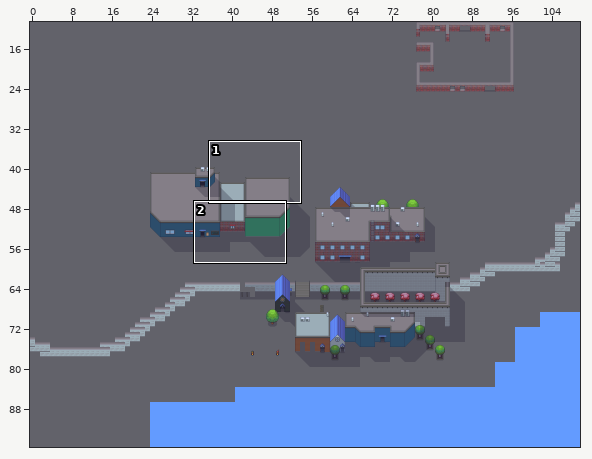
Tiled map -- objects/WIP/2S/scratch map.tmx. The first picture is a wide view before the edit; the outline marks the close-up.
Close-up. Before the commit:
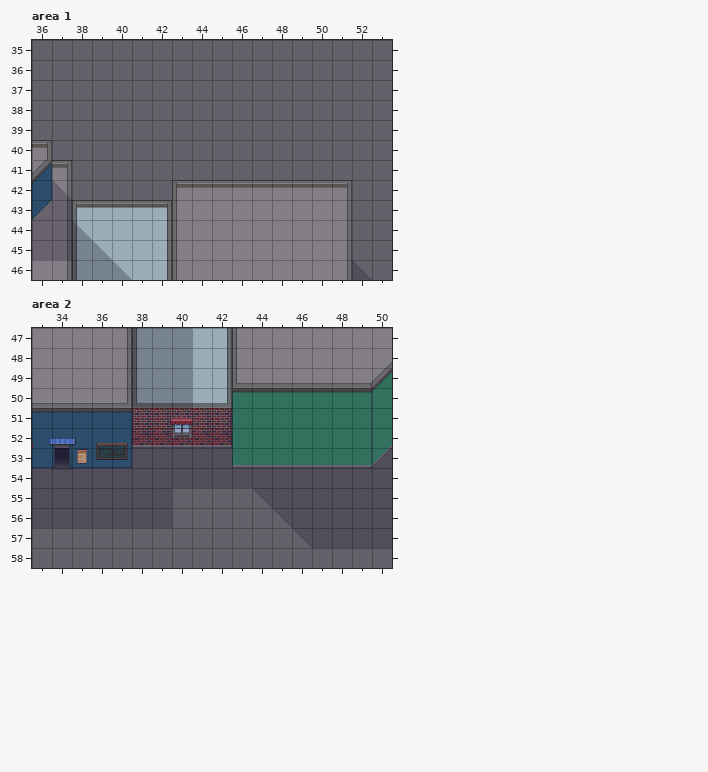
Cells are 32x32 px. Shown: area 1 x 36..53, y 35..46; area 2 x 33..50, y 47..58. The commit also changed other parts of the map, which this record leaves out. Tiles whose own drawing changed are shown in their newer look in all pictures. Not drawn, because the pictures are missing: unchanged layers "Background/Floor", "Background/Ground".
Once edited:
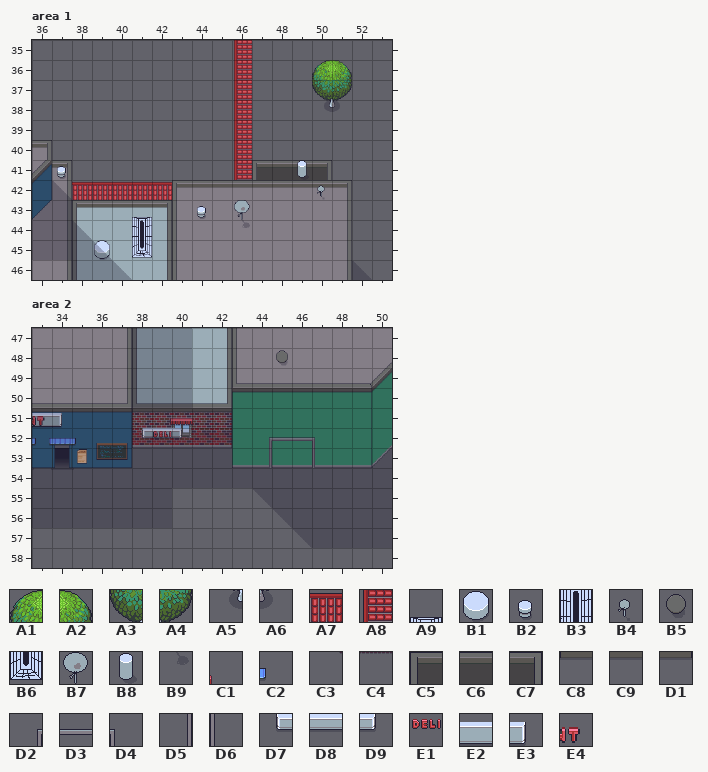
Key: from "Gather Plants Outdoor 2.x": A1 602, A2 603, A3 642, A4 643, A5 682, A6 683; from "Temp (Mark)": A7 470, A8 470 turned 270, A9 606, B1 607, B2 608, B3 626, B4 627, B5 628, B6 646, B7 647, B8 650, B9 667, C1 691, C2 694, C3 709, C4 710, C5 740, C6 741, C7 742, C8 803, C9 804, D1 805, D2 1206, D3 1207, D4 1209, D5 1226, D6 1229, D7 1273, D8 1274, D9 1275, E1 1318, E2 1334, E3 1335, E4 1357.
__ is an empty cell, .. an unchanged one.
Tiles of an added or newly shown layer are drawn over the layers below it.
Author's note on the commit: outdoor walls/floors exploration
Difference:
--- layer "Background/Trees", area 1
@@ x 50..51 @@
-36 __ __
-37 __ __
-38 __ __
+36 A1 A2
+37 A3 A4
+38 A5 A6
--- layer "Background/Roofs", area 1
@@ x 38..50 @@
-35 .. .. .. .. .. .. .. .. __ .. .. .. ..
-36 .. .. .. .. .. .. .. .. __ .. .. .. ..
-37 .. .. .. .. .. .. .. .. __ .. .. .. ..
-38 .. .. .. .. .. .. .. .. __ .. .. .. ..
-39 .. .. .. .. .. .. .. .. __ .. .. .. ..
-40 .. .. .. .. .. .. .. .. __ .. .. .. ..
-41 .. .. .. .. .. .. .. .. __ __ __ __ __
-42 __ __ __ __ __ .. .. .. .. .. .. .. ..
+35 .. .. .. .. .. .. .. .. A8 .. .. .. ..
+36 .. .. .. .. .. .. .. .. A8 .. .. .. ..
+37 .. .. .. .. .. .. .. .. A8 .. .. .. ..
+38 .. .. .. .. .. .. .. .. A8 .. .. .. ..
+39 .. .. .. .. .. .. .. .. A8 .. .. .. ..
+40 .. .. .. .. .. .. .. .. A8 .. .. .. ..
+41 .. .. .. .. .. .. .. .. A8 C5 C6 C6 C7
+42 A7 A7 A7 A7 A7 .. .. .. .. .. .. .. ..
--- layer "Background/Roof Decoration", area 1
@@ x 39..50 @@
-41 .. .. .. .. .. .. .. .. .. .. __ ..
-42 .. .. .. .. .. .. .. .. .. .. .. __
-43 .. .. __ .. .. __ .. __ .. .. .. ..
-44 .. .. __ .. .. .. .. __ .. .. .. ..
-45 __ .. __ .. .. .. .. .. .. .. .. ..
+41 .. .. .. .. .. .. .. .. .. .. B8 ..
+42 .. .. .. .. .. .. .. .. .. .. .. B4
+43 .. .. A9 .. .. B2 .. B7 .. .. .. ..
+44 .. .. B3 .. .. .. .. B9 .. .. .. ..
+45 B1 .. B6 .. .. .. .. .. .. .. .. ..
--- layer "Background/Roofs 2 Decoration", area 1
@@ x 37..37 @@
-41 __
+41 B2
--- layer "Background/Wall Decoration", area 2
@@ x 44..47 @@
-52 __ __ __ __
-53 __ .. .. __
+52 D2 D3 D3 D4
+53 D5 .. .. D6
--- layer "Background/Wall Decoration 2", area 2
@@ x 33..40 @@
-52 C1 .. .. .. .. __ C3 C4
+52 C2 .. .. .. .. D7 D8 D9
--- layer "Background/Wall Decoration 3" (added), area 2
@@ x 33..39 @@
-51 __ __ .. .. .. .. ..
-52 .. .. .. .. .. .. __
+51 E2 E3 .. .. .. .. ..
+52 .. .. .. .. .. .. E1
--- layer "Background/Wall Decoration 4" (added), area 2
@@ x 33..33 @@
-51 __
+51 E4
--- layer "Background/Roofs", area 2
@@ x 38..42 @@
-51 __ __ __ __ __
+51 C8 C9 C9 C9 D1
--- layer "Background/Roof Decoration", area 2
@@ x 45..45 @@
-48 __
+48 B5
